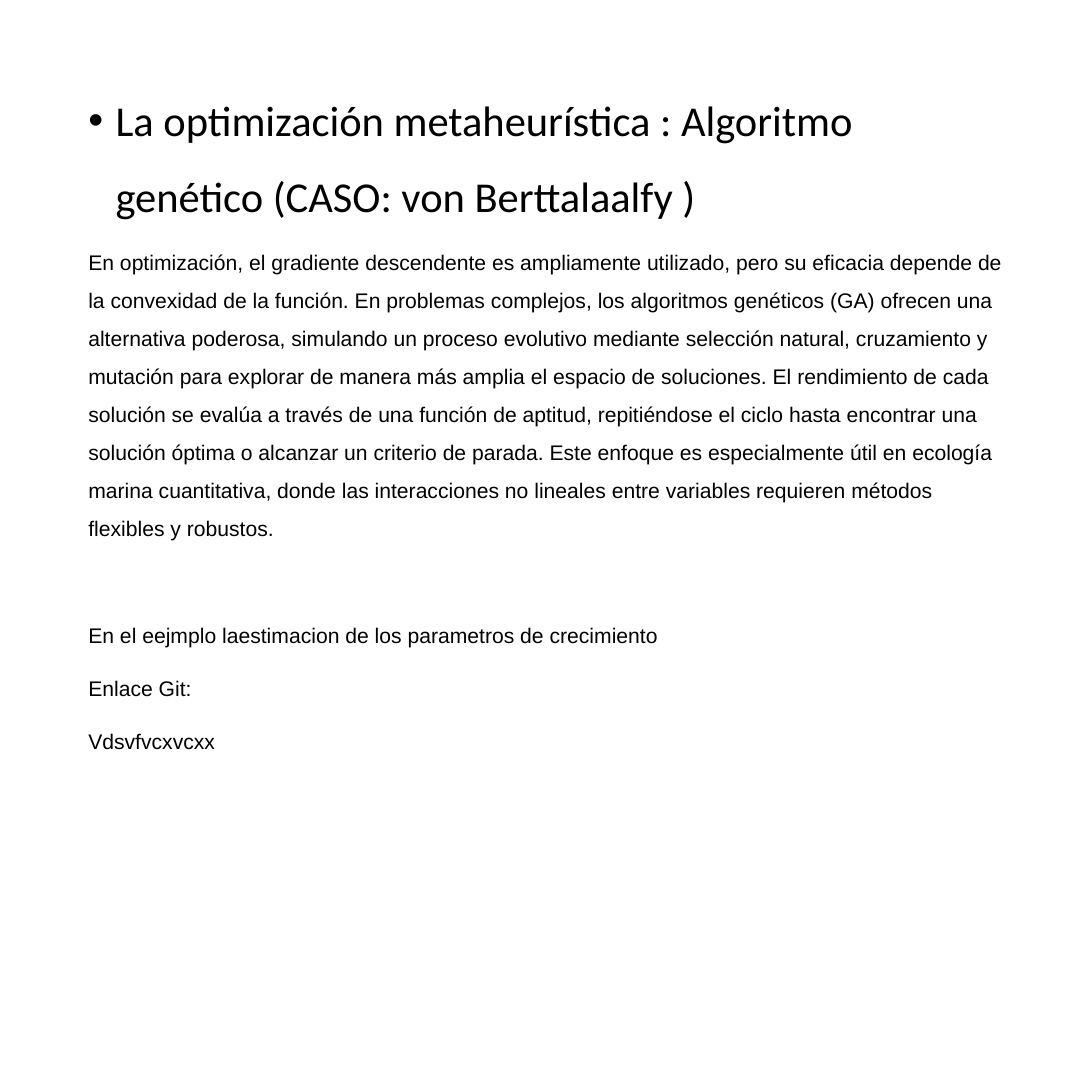
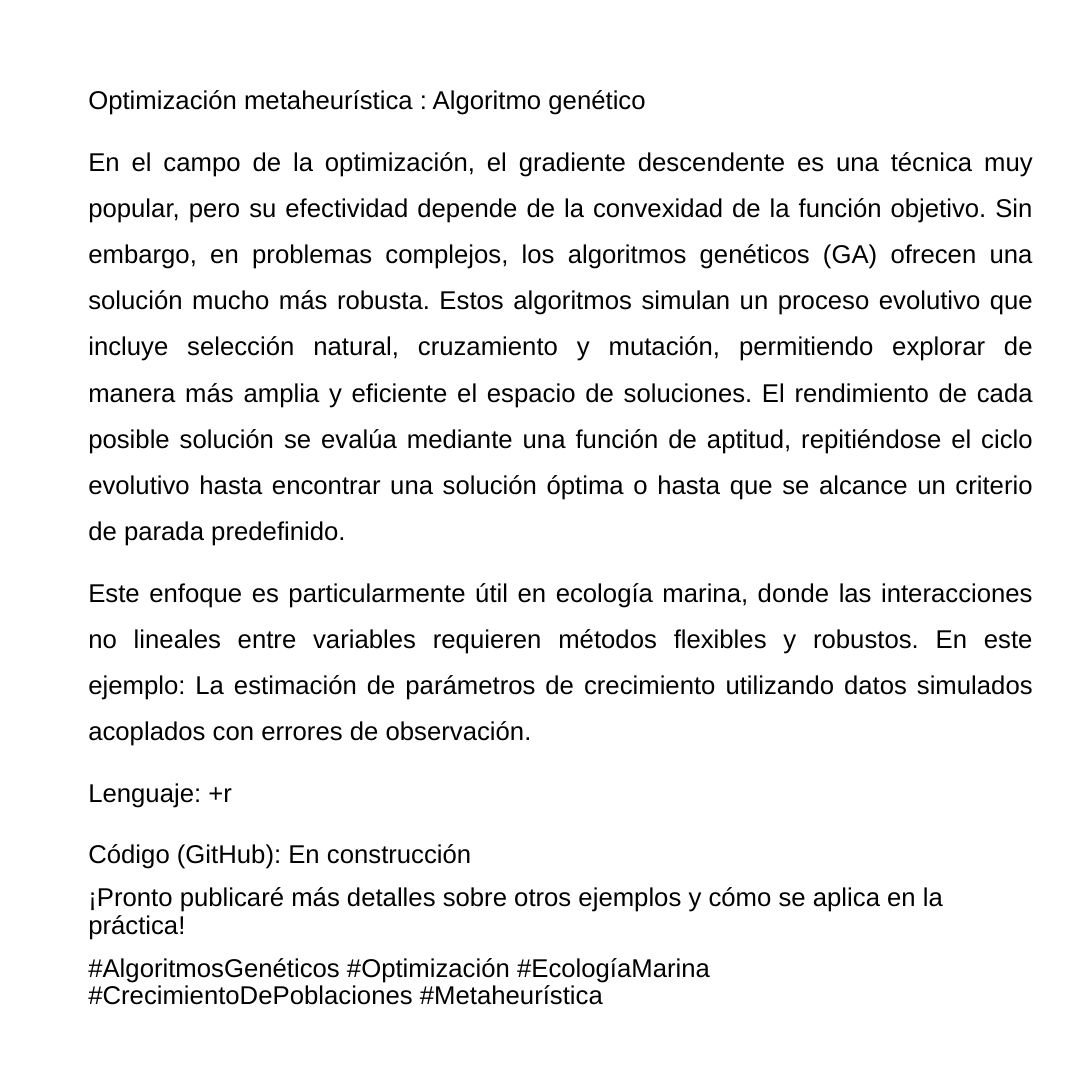
Before and after one commit to qselmer/postHub, a slide deck: slide 4 of postHub/postHub-241222.pptx (slide 2 before the commit). Drawn at 1092x1092 pixels with LibreOffice and Linux fonts; fonts in the diff are those of the drawing. Boxes give left, top, right and bottom in pixels: in the first picture for what was removed or moved away, otherwise in the second. Text is boxed around its words. In the diff, an @@ line names an element or a change of style, - is before the commit and + after.

```diff
--- a/postHub/postHub-241222.pptx
+++ b/postHub/postHub-241222.pptx
@@ text at (88, 90, 1033, 983): text changed; size 11.6 to 14 pt @@
-• La optimización metaheurística : Algoritmo genético (CASO: von Berttalaalfy )
-En optimización, el gradiente descendente es ampliamente utilizado, pero su eficacia depende de la convexidad de la función. En problemas complejos, los algoritmos genéticos (GA) ofrecen una alternativa poderosa, simulando un proceso evolutivo mediante selección natural, cruzamiento y mutación para explorar de manera más amplia el espacio de soluciones. El rendimiento de cada solución se evalúa a través de una función de aptitud, repitiéndose el ciclo hasta encontrar una solución óptima o alcanzar un criterio de parada. Este enfoque es especialmente útil en ecología marina cuantitativa, donde las interacciones no lineales entre variables requieren métodos flexibles y robustos.
-En el eejmplo laestimacion de los parametros de crecimiento
-Enlace Git:
-Vdsvfvcxvcxx
+Optimización metaheurística : Algoritmo genético
+En el campo de la optimización, el gradiente descendente es una técnica muy popular, pero su efectividad depende de la convexidad de la función objetivo. Sin embargo, en problemas complejos, los algoritmos genéticos (GA) ofrecen una solución mucho más robusta. Estos algoritmos simulan un proceso evolutivo que incluye selección natural, cruzamiento y mutación, permitiendo explorar de manera más amplia y eficiente el espacio de soluciones. El rendimiento de cada posible solución se evalúa mediante una función de aptitud, repitiéndose el ciclo evolutivo hasta encontrar una solución óptima o hasta que se alcance un criterio de parada predefinido.
+Este enfoque es particularmente útil en ecología marina, donde las interacciones no lineales entre variables requieren métodos flexibles y robustos. En este ejemplo: La estimación de parámetros de crecimiento utilizando datos simulados acoplados con errores de observación.
+Lenguaje: +r
+Código (GitHub): En construcción
+¡Pronto publicaré más detalles sobre otros ejemplos y cómo se aplica en la práctica!
+#AlgoritmosGenéticos #Optimización #EcologíaMarina #CrecimientoDePoblaciones #Metaheurística
```
Also in this commit, not shown: 2 slides added, 10 other files.
